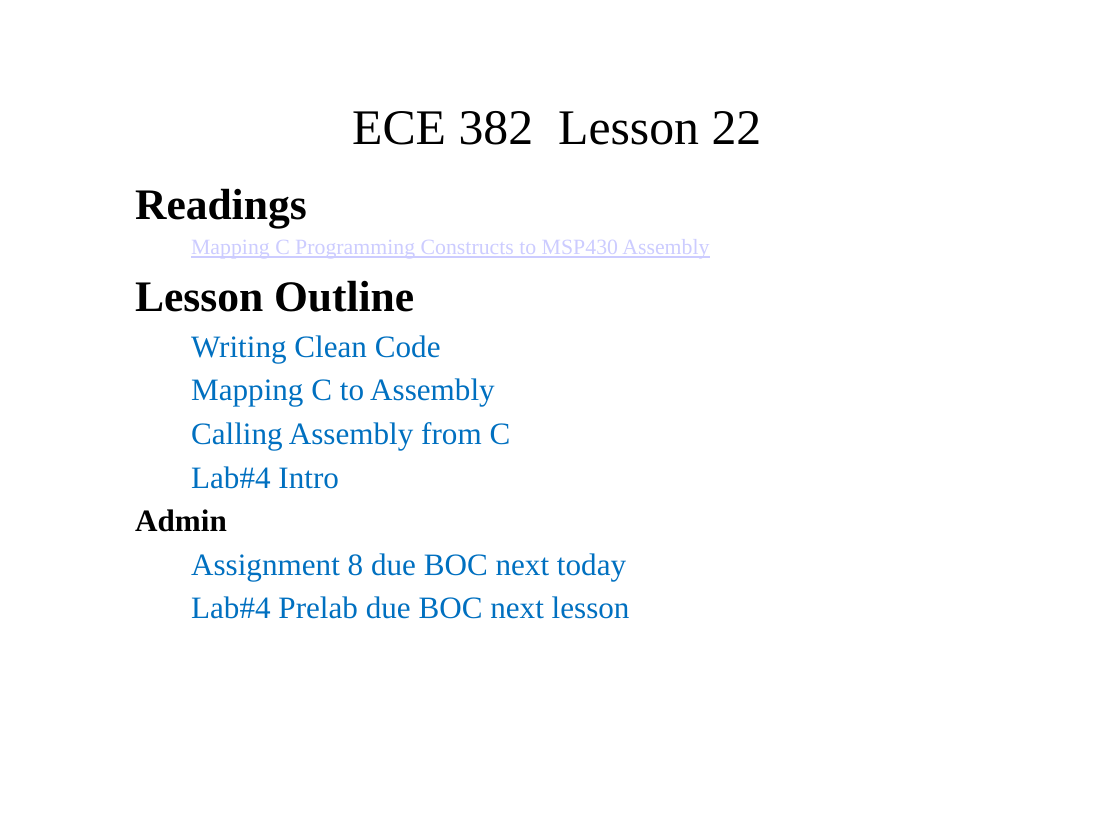
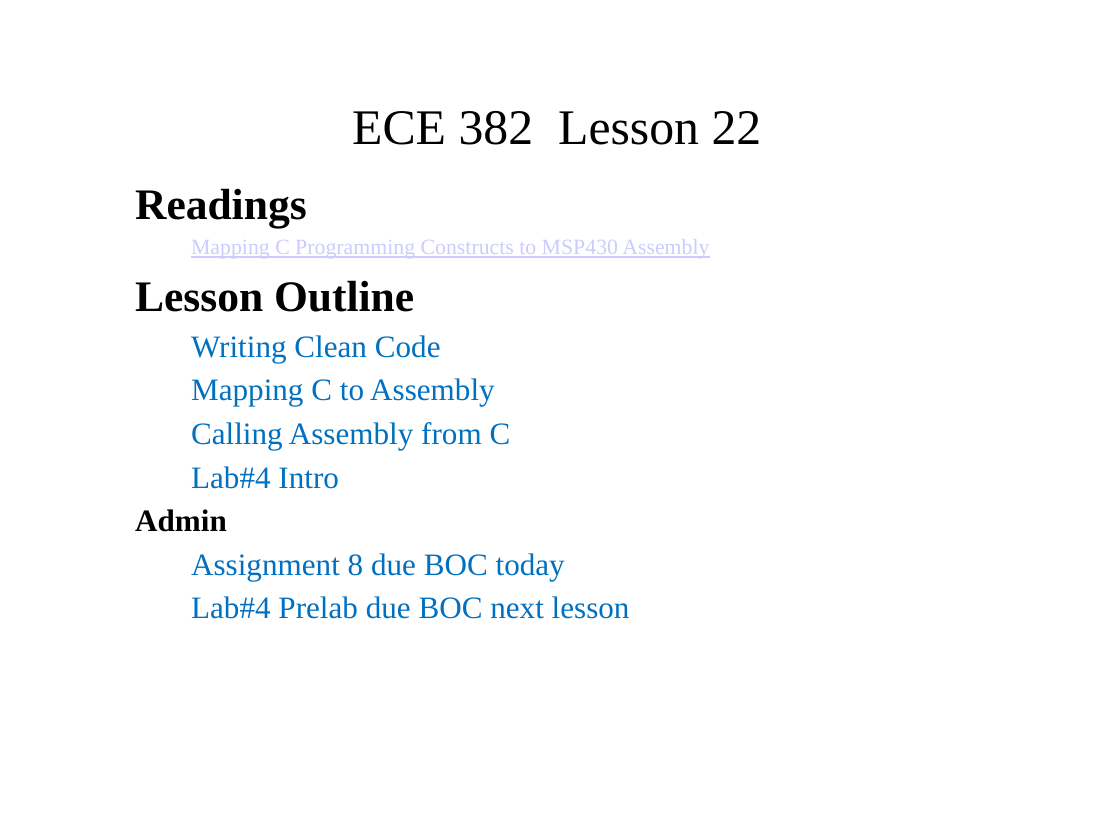
Before and after one commit to pw4rn3r/ECE382, a slide deck: slide 1 of notes/L22/Lsn22.pptx. Drawn at 1120x840 pixels with LibreOffice and Linux fonts; fonts in the diff are those of the drawing. Boxes give left, top, right and bottom in pixels: in the first picture for what was removed or moved away, otherwise in the second. Text is boxed around its words. In the diff, an @@ line names an element or a change of style, - is before the commit and + after.

Commit message:
updating lesson 22 slides.

```diff
--- a/notes/L22/Lsn22.pptx
+++ b/notes/L22/Lsn22.pptx
@@ subtitle at <box>191,553,565,580</box>: text changed @@
-  Assignment 8 due BOC next today
+  Assignment 8 due BOC today
```
